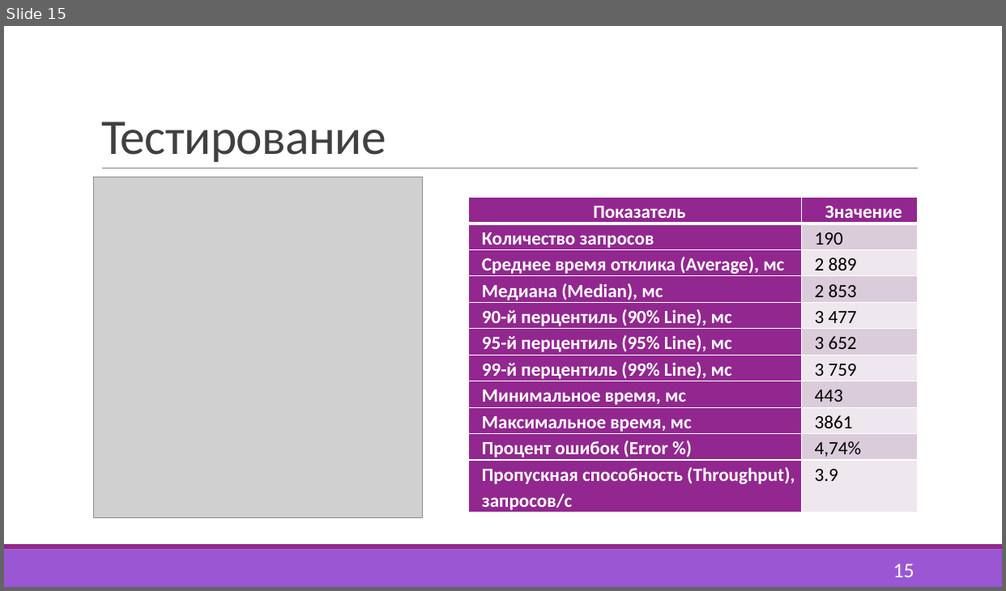
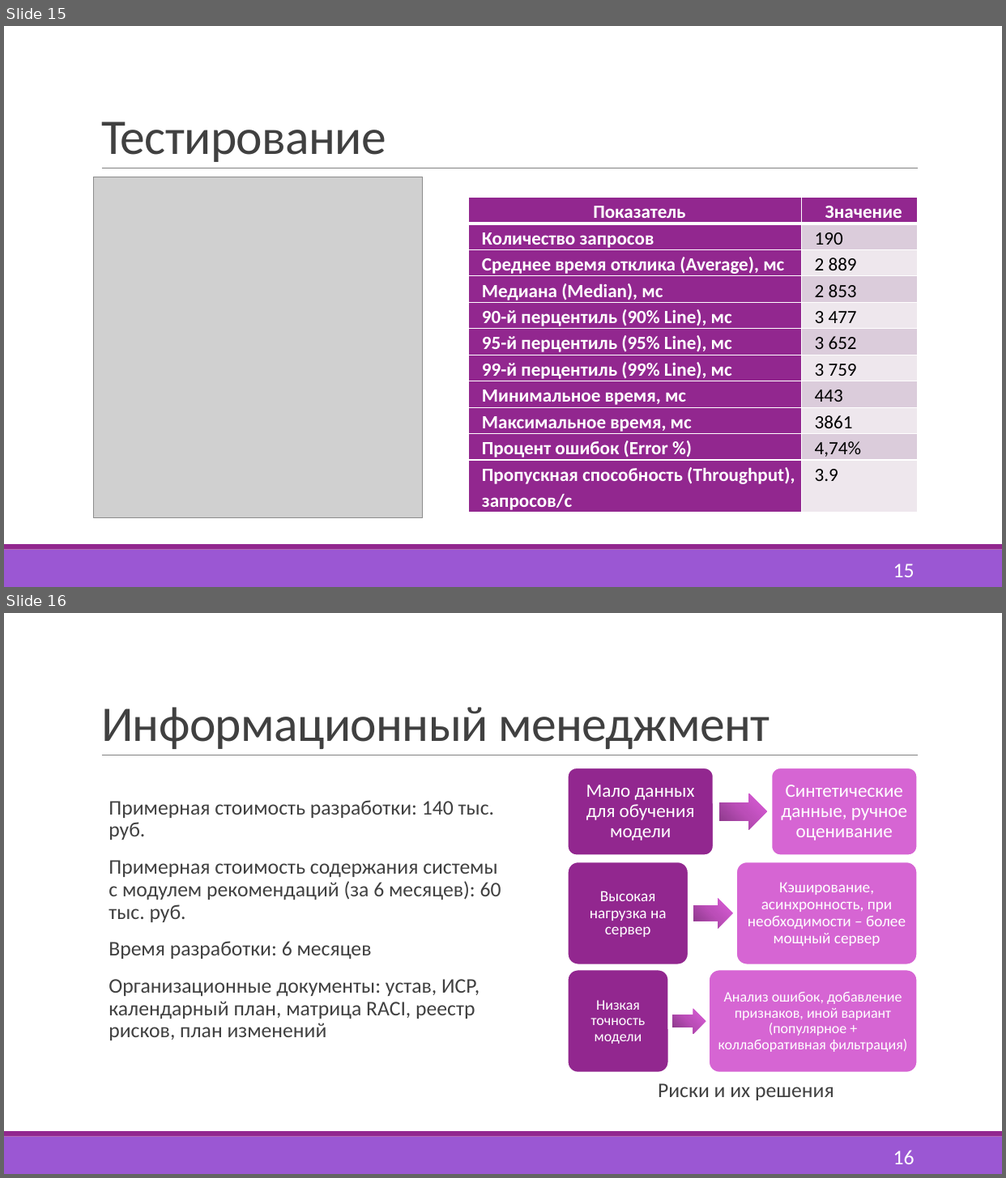
Before and after one commit to ShutovaTE/AG-Diploma, a slide deck: Документы/ШутоваТЕ_ВКР_Презентация.pptx. Shown one above the other, each under a label of ours: slide 15 before the commit, slides 15 and 16 after it. The pictures are 1006x591 and 1006x1178 pixels, drawn with LibreOffice and Linux fonts; fonts in the diff are those of the drawing; grey boxes stand for pictures. Boxes give left, top, right and bottom in pixels: in the first picture for what was removed or moved away, otherwise in the second. Text is boxed around its words. In the diff, an @@ line names an element or a change of style, - is before the commit and + after.

```diff
--- a/Документы/ШутоваТЕ_ВКР_Презентация.pptx
+++ b/Документы/ШутоваТЕ_ВКР_Презентация.pptx
@@ slide 16 added at [4, 613, 1002, 1174], background #FFFFFF; not listed: 3 template elements that a slide beside it also shows @@
@@ title added at [101, 707, 770, 749], 48 pt, text #404040 @@
+Информационный менеджмент
@@ text added at [108, 800, 501, 1041], 20 pt, text #404040 @@
+  Примерная стоимость разработки: 140 тыс. руб.
+  Примерная стоимость содержания системы с модулем рекомендаций (за 6 месяцев): 60 тыс. руб.
+  Время разработки: 6 месяцев
+  Организационные документы: устав, ИСР, календарный план, матрица RACI, реестр рисков, план изменений
@@ group added at [568, 768, 918, 855]: 2 rounded rectangles, 2 texts, 1 right arrow @@
+Мало данных для обучения модели
+Синтетические данные, ручное оценивание
@@ group added at [568, 862, 917, 965]: 2 rounded rectangles, 2 texts, 1 right arrow @@
+Высокая нагрузка на сервер
+Кэширование, асинхронность, при необходимости – более мощный сервер
@@ group added at [568, 970, 918, 1072]: 2 rounded rectangles, 2 texts, 1 right arrow @@
+Низкая точность модели
+Анализ ошибок, добавление признаков, иной вариант (популярное + коллаборативная фильтрация)
@@ text added at [658, 1084, 834, 1101], 20 pt, text #404040 @@
+  Риски и их решения
@@ page number added at [893, 1150, 914, 1165], 20 pt, text #FFFFFF @@
+16
```
Also in this commit, not shown: 5 slides changed, 1 slide removed, 16 other files.
